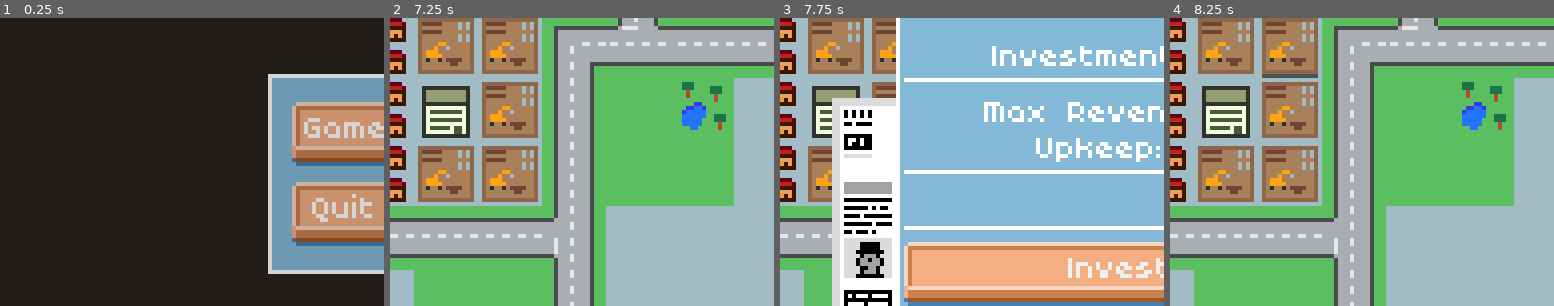
Above: before the commit, frames 1-4 (left to right).
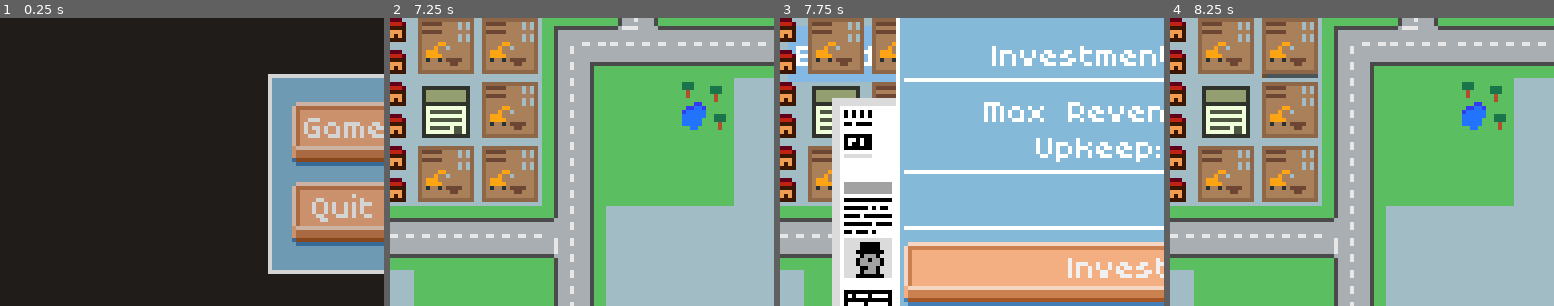
Above: after the commit, the same moments.

Repository: Byteron/ludum-dare-44
Game: Godot game, scene res://source/interface/menu/TitleScreen.tscn
Two runs of this game, one before a commit and one after it. Both use one fixed random seed, a clock stepped at 60 frames per second and the inputs below.
Inputs (mouse positions are % of the whole screen's width and height, from its top left):
- Up to frame 1 (0.25 s): no input
- Up to frame 2 (7.25 s): click "Game" at 0.5 s; click "hmmm" at 1.25 s; click "hmmm" at 2 s; click "hmmm" at 2.75 s; tap Enter at 3.5 s; move the mouse to (72, 45) at 3.52 s; press the mouse at (72, 45) at 3.53 s; move the mouse to (30, 55) at 4.27 s; release the mouse at (30, 55) at 4.28 s; click (30, 55) at 4.35 s; move the mouse to (60, 28) at 5.02 s; press the mouse at (60, 28) at 5.03 s; tap Space at 5.75 s; move the mouse to (45, 70) at 5.77 s; release the mouse at (45, 70) at 5.78 s; click (45, 70) at 5.85 s; move the mouse to (80, 65) at 6.52 s; press the mouse at (80, 65) at 6.53 s
- Up to frame 3 (7.75 s): tap Enter at 7.25 s; move the mouse to (20, 35) at 7.27 s; release the mouse at (20, 35) at 7.28 s; click (20, 35) at 7.35 s
- Up to frame 4 (8.25 s): click "Invest!" at 8 s
The pictures show only the part of the screen within x 5-55%, y 23-73%; the shares and areas given below are measured in that part.

Frames 1-2 are identical in both runs. In frame 3, 1.7% of the frame differs, in the area x 2-31%, y 2-23%; in frame 4, nothing differs.

Commit message:
add name hover (overlay problem)

Diff:
--- a/source/game/buildings/Building.gd
+++ b/source/game/buildings/Building.gd
@@ -44,3 +44,11 @@
 	tween.start()
 
 	sprite.texture = building_texture
+
+
+func _on_MouseArea_mouse_entered():
+	$NamePanel.fade_in()
+
+
+func _on_MouseArea_mouse_exited():
+	$NamePanel.fade_out()
--- a/source/game/buildings/Building.tscn
+++ b/source/game/buildings/Building.tscn
@@ -1,14 +1,25 @@
-[gd_scene load_steps=5 format=2]
+[gd_scene load_steps=7 format=2]
 
 [ext_resource path="res://source/game/buildings/Building.gd" type="Script" id=1]
 [ext_resource path="res://assets/sprites/building.tres" type="Texture" id=2]
-[ext_resource path="res://assets/sprites/construction_sight.tres" type="Texture" id=3]
-[ext_resource path="res://assets/sprites/progress.png" type="Texture" id=4]
+[ext_resource path="res://source/interface/NamePanel.tscn" type="PackedScene" id=3]
+[ext_resource path="res://assets/sprites/construction_sight.tres" type="Texture" id=4]
+[ext_resource path="res://assets/sprites/progress.png" type="Texture" id=5]
+
+[sub_resource type="RectangleShape2D" id=1]
+extents = Vector2( 6, 6 )
 
 [node name="Building" type="Node2D"]
 script = ExtResource( 1 )
 building_name = "Building"
 building_texture = ExtResource( 2 )
+
+[node name="NamePanel" parent="." instance=ExtResource( 3 )]
+show_behind_parent = true
+margin_left = -27.7692
+margin_top = -21.1425
+margin_right = 32.2308
+margin_bottom = -7.14246
 
 [node name="Tween" type="Tween" parent="."]
 
@@ -24,9 +35,16 @@
 margin_top = -9.0
 margin_right = 7.0
 margin_bottom = -8.0
-texture_under = ExtResource( 4 )
-texture_progress = ExtResource( 4 )
+texture_under = ExtResource( 5 )
+texture_progress = ExtResource( 5 )
 tint_under = Color( 0, 0, 0, 0.54902 )
 tint_progress = Color( 0.435294, 0.309804, 0.137255, 1 )
 nine_patch_stretch = true
+
+[node name="MouseArea" type="Area2D" parent="."]
+
+[node name="CollisionShape2D" type="CollisionShape2D" parent="MouseArea"]
+shape = SubResource( 1 )
 [connection signal="timeout" from="BuildTimer" to="." method="_on_BuildTimer_timeout"]
+[connection signal="mouse_entered" from="MouseArea" to="." method="_on_MouseArea_mouse_entered"]
+[connection signal="mouse_exited" from="MouseArea" to="." method="_on_MouseArea_mouse_exited"]
--- a/source/interface/BuildingPopup.tscn
+++ b/source/interface/BuildingPopup.tscn
@@ -7,7 +7,6 @@
 color = Color( 1, 1, 1, 1 )
 
 [node name="BuildingPopup" type="PopupPanel"]
-visible = true
 margin_right = 8.0
 margin_bottom = 8.0
 theme = ExtResource( 1 )
--- a/source/interface/NamePanel.gd
+++ b/source/interface/NamePanel.gd
@@ -2,6 +2,17 @@
 
 var text setget set_text
 
+func _ready():
+	modulate = Color(1, 1, 1, 0)
+
 func set_text(slug):
 	text = slug
 	$Label.text = text
+
+func fade_in():
+	$Tween.interpolate_property(self,"modulate",Color(1, 1, 1, 0),Color.white,0.3,Tween.TRANS_LINEAR,Tween.EASE_IN)
+	$Tween.start()
+
+func fade_out():
+	$Tween.interpolate_property(self,"modulate",Color.white,Color(1, 1, 1, 0),0.2,Tween.TRANS_LINEAR,Tween.EASE_IN)
+	$Tween.start()
--- a/source/interface/NamePanel.tscn
+++ b/source/interface/NamePanel.tscn
@@ -10,6 +10,7 @@
 [node name="NamePanel" type="PanelContainer"]
 margin_right = 14.0
 margin_bottom = 14.0
+mouse_filter = 2
 theme = ExtResource( 1 )
 custom_styles/panel = SubResource( 1 )
 script = ExtResource( 2 )
@@ -17,7 +18,7 @@
 [node name="Label" type="Label" parent="."]
 margin_left = 2.0
 margin_top = 3.0
-margin_right = 63.0
+margin_right = 60.0
 margin_bottom = 11.0
 text = "Building Name"
 
Not shown: 1 places in source/game/buildings/Building.tscn that only renumber resources
